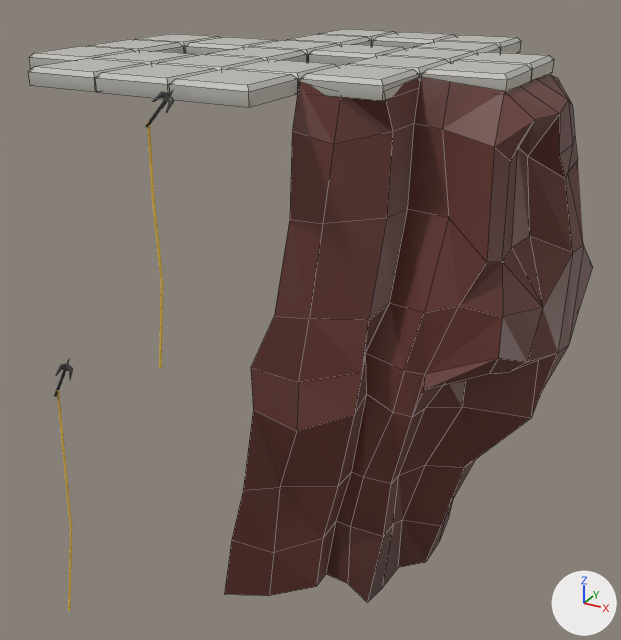
The Blender file Assets/Environment/EnvironmentModels.blend as it was, and as the next commit left it.
The view is the same before and after, from a 50 mm lens placed at (11.45, -19.67, 2.82), pointed at (0.72, -0.16, -6.94). The axes (+X, +Y, +Z) are drawn at lower right. The lights are the same throughout. Mesh edges are drawn as thin lines on the coarser meshes.

The first picture shows 'ClimbingGear', 'Tile_1x1.003', 'Tile_1x1.004', 'Tile_1x1.005', 'Tile_1x1.008', 'Tile_1x1.009', 'Tile_1x1.012', 'Tile_1x1.013', 'Tile_1x1.014', 'Tile_1x1.017', 'Wall_corner_1x1_AA', 'Wall_peninsula_2x1_AB'.
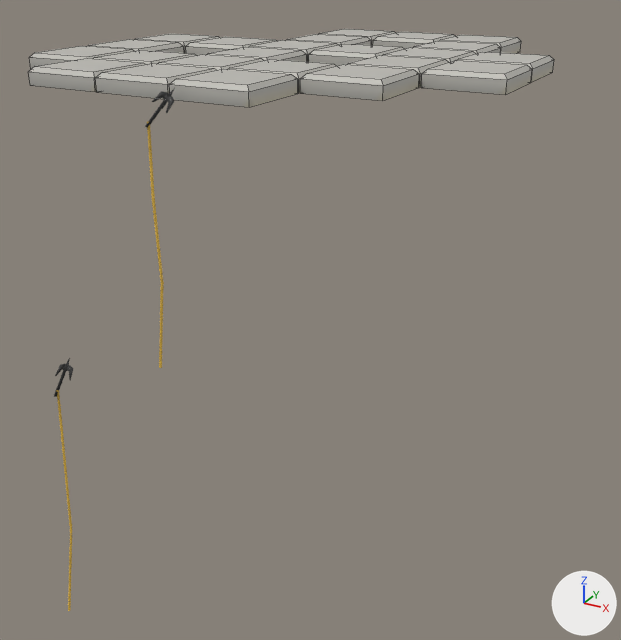
What the commit changed:
Object 'Wall_corner_1x1_AA' (ob_wall_corner_1x1_aa) is deleted.
Object 'Wall_peninsula_2x1_AB' (ob_wall_peninsula_2x1_ab) is deleted.

Boxes (x1, y1, x2, y2) around the edits, measured in the pictures (621 x 640 px):
'Wall_peninsula_2x1_AB', deleted (brown)
    before: (326, 75, 593, 603)
'Wall_corner_1x1_AA', deleted (brown)
    before: (224, 77, 420, 596)
